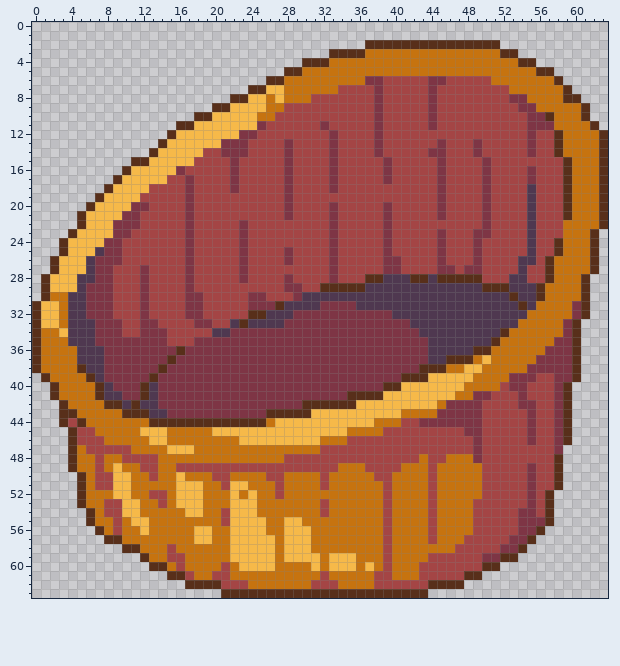
Pixel-art sprite: image/basket.png. Above is the file before it was changed.
The file is 512x512 pixels, drawn in blocks of 8x8; one block is one cell here.
Once edited:
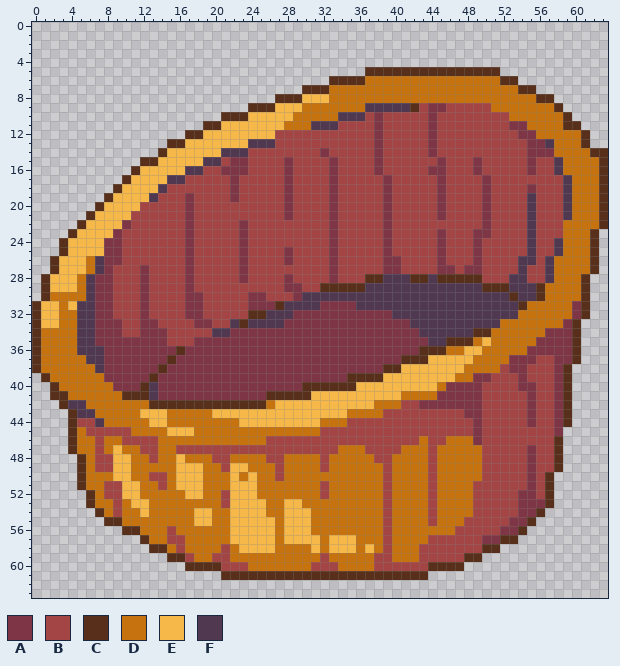
Palette (. is transparent): A #7e3545  B #a44545  C #582f1a  D #c6730f  E #f6b949  F #4f3850
From old to new:
y 2: x 37..51 CCCCCCCCCCCCCCC -> ...............
y 3: x 33..53 CCCCDDDDDDDDDDDDDDDCC -> .....................
y 4: x 30..55 CCCDDDDDDDDDDDDDDDDDDDDDCC -> ..........................
y 5: x 28..57 CCDDDDDDDDDDDDDDDDDDDDDDDDDDCC -> .........CCCCCCCCCCCCCCC......
y 6: x 26..50 CCDDDDDDDDDAABBBBBAABBBBB -> .......CCCCDDDDDDDDDDDDDD; x 52..58 DDDDDDC -> CC.....
y 7: x 24..32 CCEEDDDDD -> ......CCC; x 34..52 BBBBABBBBBABBBBBBBB -> DDDDDDDDDDDDDDDDDDD; x 54..59 DDDDDC -> CC....
y 8: x 22..54 CCEEDEDDDBBBBBBBABBBBBABBBBBBBBAA -> .....CCCEEEDDDDDDDDDDDDDDDDDDDDDD; x 56..60 DDDCC -> CC...
y 9: x 20..42 CCEEEEDDBBBBBBBBBBABBBB -> ....CCCEEEDDDDDDDFFFFFC; x 45 B -> A; x 51..55 BBBAA -> DDDDD; x 58..61 DDDC -> C...
y 10: x 18..23 CCEEEE -> ...CCC; x 25..36 DDBBBBBBBBBB -> EEEEDDDDDFFF; x 53..57 BBAAC -> DDDDD; x 59..61 DDC -> C..
y 11: x 16..20 CCEEE -> ...CC; x 25..33 ABBBBBBAB -> EEEDDDFFF; x 53..57 BBAAA -> AADDD; x 59..62 DDDC -> CC..
y 12: x 15..18 CEEE -> ..CC; x 23..26 AABB -> EEEE; x 33 A -> B; x 44 B -> A; x 54 B -> A; x 56..58 BBC -> DDD; x 61..63 DDC -> C..
y 13: x 14..16 CEE -> .CC; x 21..26 AAABBB -> EEEFFF; x 28 A -> B; x 33 A -> B; x 44..45 BA -> AB; x 49 A -> B; x 56..58 BBC -> AFD; x 61..63 DDC -> C..
y 14: x 13..14 CE -> .C; x 19..23 BBAAA -> EEFFF; x 28 A -> B; x 32..33 BA -> AB; x 45 A -> B; x 49 A -> B; x 56..58 BBC -> AAD; x 62 D -> C
y 15: x 11 C -> .; x 13 E -> C; x 18..20 BBB -> EFF; x 23 B -> A; x 38..39 BA -> AB; x 49..50 BA -> AB; x 55 B -> A; x 58..59 BC -> FD
y 16: x 10..11 CE -> .C; x 16..18 ABB -> EFF; x 21 B -> A; x 23 B -> A; x 38..39 BA -> AB; x 44 B -> A; x 49..50 BA -> AB; x 58..59 BC -> FD
y 17: x 9..10 CE -> .C; x 15..17 BBA -> FFB; x 55 A -> B; x 59 C -> F
y 18: x 8..9 CE -> .C; x 13..14 BB -> EF; x 17 A -> B; x 39 B -> A; x 55 F -> A; x 59 C -> F
y 19: x 7..8 CE -> .C; x 12..13 BB -> EF; x 22 B -> A; x 33 B -> A; x 39 B -> A; x 59 C -> F
y 20: x 6..7 CE -> .C; x 11..12 AA -> EB; x 59 C -> F
y 21: x 5..6 CE -> .C; x 10..11 AA -> EB; x 59 C -> F
y 22: x 9 A -> E; x 11 A -> B
y 23: x 10 A -> B
y 24: x 58 C -> F
y 25: x 7 F -> E; x 58 C -> F
y 26..27: x 6..7 FA -> DF; x 57 C -> F
y 28: x 5 F -> D; x 57 C -> F
y 29: x 5..6 FA -> DF
y 30: x 4..6 FFA -> DDF
y 31: x 4 F -> E; x 6 A -> F; x 55 F -> D
y 32: x 4 F -> D; x 6 A -> F; x 54 F -> D
y 33: x 4 F -> D; x 52..53 FF -> DD
y 34: x 3..4 EF -> DD; x 49..52 FFFC -> CCDD; x 57..58 DD -> AA
y 35: x 4 F -> D; x 46..51 FFFFFC -> CCCDED; x 56..57 DD -> AA
y 36: x 43..50 AFFFFFCC -> CCCDDEED; x 55..56 DD -> AA
y 37: x 5 F -> D; x 41..48 AAAFFCCC -> CCCEEEEE; x 50 E -> D; x 53..57 DDDAA -> AAABB
y 38: x 5..6 CF -> DD; x 39..49 AAAACCCDDEE -> CCEEEEEEEDD; x 52..57 DDDAAA -> BAABBB; x 59..60 AC -> C.
y 39: x 6..7 CF -> DD; x 35..43 AAAAAACCC -> CCCCEEEEE; x 47..53 EEDDDDA -> DDAABBB; x 55 A -> B; x 59..60 AC -> C.
y 40: x 7..8 CF -> DD; x 30..40 AAAAAAAAACC -> CCCCCCEEEEE; x 45..51 EEEDDDD -> DAAAABB; x 53 A -> B; x 55 B -> A
y 41: x 3 D -> C; x 7..11 CFFAA -> DDDCC; x 26..38 AAAAAAAAACCCC -> CCCCCEEEEEEEE; x 41..48 EEEEEEDD -> DDDDAAAA; x 50 A -> B; x 54..55 AB -> BA
y 42: x 4..5 DD -> FF; x 8..35 CCFCFFAAAAAAAAAAAAAAAACCCCCC -> DDDDDCCCCCCCCCCCCCDEEEEEEEEE; x 38..45 EEEEEEED -> DDDBBAAA; x 54 A -> B
y 43: x 3 C -> .; x 5..6 DD -> FF; x 10..30 CCCFFAAAAAAAAAAACCCCC -> DDEEEDDDDDEEEEEEEEEEE; x 35..47 EEEEEEDDDDAAA -> DDDDBBBBBBBBB
y 44: x 3..7 CBCDD -> .CBBF; x 13..26 CCCCCCCCCCCCCD -> EEDDDDDDDDEEEE; x 32..40 EEEEEEDDD -> DDDBBBBBB; x 43..48 AAAAAA -> BBBBBB
y 45: x 5 B -> D; x 7..10 DDDD -> BBBB; x 12..17 EEEDDD -> DDDEEE; x 20..38 EEEEEEEEEEEEEEEDDDD -> DDDDDDDDDDDDBBBBBBB; x 48 A -> B; x 55 A -> B; x 59 C -> .
y 46: x 5..6 BB -> DD; x 10..14 DDDEE -> BBBBD; x 23..34 EEEEEEEEEDDD -> DDDBBBBBBBBB; x 43 B -> D; x 46..48 BBB -> DDD; x 55 A -> B; x 58..59 AC -> C.
y 47: x 6 B -> D; x 8..10 BBB -> DED; x 12..13 DD -> BB; x 15..31 EEEDDDDDDDDDDDDDD -> DBBBBBBBBBBBBBBBB; x 34..36 BBB -> DDD; x 41..43 BBB -> DDD; x 45..49 BBBBA -> DDDDD; x 55 B -> A; x 58 A -> C
y 48: x 4..5 CD -> .C; x 8..12 DDBBB -> BEEDD; x 16 D -> E; x 20..21 DD -> BB; x 26..31 DDBBBB -> BBDDDD; x 33..37 BBBBB -> DDDDD; x 40..42 BBB -> DDD; x 45 B -> D; x 49 A -> D; x 55 B -> A
y 49: x 4..5 CD -> .C; x 8 D -> B; x 10 D -> E; x 12..13 BB -> DD; x 16..20 BBBBB -> EEEDD; x 22..26 BBBBB -> EEDDD; x 28..31 BBBB -> DDDD; x 33 B -> D; x 37..38 BB -> DD; x 40 B -> D
y 50: x 7..8 BB -> DD; x 14 D -> B; x 17..18 DD -> EE; x 20..22 BBD -> DDE; x 24 D -> E; x 26 B -> D; x 32 B -> D; x 38 B -> D; x 57..58 BC -> C.
y 51: x 7 B -> D; x 9 E -> B; x 11 D -> E; x 14 D -> B; x 21 B -> D; x 24 D -> E; x 27 B -> D; x 49 D -> B; x 57..58 BC -> C.
y 52: x 5..6 CD -> .C; x 8..9 DE -> BB; x 11 D -> E; x 13..14 BB -> DD; x 16 E -> D; x 21 D -> B; x 23 D -> E; x 27 B -> D; x 32 D -> B; x 49 D -> B; x 54 B -> A
y 53: x 5..6 CD -> .C; x 8 B -> D; x 10 E -> D; x 12 D -> E; x 14 B -> D; x 16..18 EEE -> DDD; x 21 D -> B; x 25 D -> E; x 28..29 DD -> EE; x 32 B -> D; x 54 B -> A; x 56 B -> A
y 54: x 6..8 CDB -> .CD; x 10..12 EED -> DDE; x 17 E -> D; x 19 D -> E; x 21 B -> D; x 25 D -> E; x 28..30 DDD -> EEE; x 32 B -> D; x 56..57 BC -> C.
y 55: x 6..9 CDDB -> ..CC; x 11..12 EE -> DD; x 18..19 DD -> EE; x 21 B -> D; x 26 D -> E; x 30 D -> E; x 48 D -> B; x 53 B -> A; x 55..57 AAC -> C..
y 56: x 7..12 CDBDDE -> ...CCD; x 15 D -> B; x 18..19 EE -> DD; x 26 D -> E; x 44 B -> D; x 47..48 DD -> BB; x 52..56 BBAAC -> AAC..
y 57: x 8..12 CCDDD -> ....C; x 15..16 DD -> BB; x 18..19 EE -> DD; x 31 D -> E; x 33..35 DDD -> EEE; x 45..47 DDD -> BBB; x 50..55 BBBAAC -> AACC..
y 58: x 10..16 CCDDDBD -> ...CCDB; x 21..22 DE -> BD; x 28..31 EEED -> DDDE; x 33..35 DDD -> EEE; x 37 D -> E; x 43..46 DDDD -> BBBB; x 50..54 BBAAC -> CC...
y 59: x 12..17 CDDBBD -> ...CCB; x 20..26 DDEEEEE -> BBDDDDD; x 28..35 EEEEDEEE -> DDDDBDDD; x 38 D -> B; x 43 D -> B; x 48..53 BBAACC -> CC....
y 60: x 13..20 CCDBDDDD -> ....CCCC; x 22..26 DEEEE -> BBDDD; x 31..35 EDEEE -> BBBDD; x 37..38 ED -> DB; x 40..42 DDD -> BBB; x 44..51 BBBBBBCC -> CCCC....
y 61: x 15..49 CCBDDBBDDDDDDDDDDBDDDDDBBDDDBBBBBCC -> ......CCCCCCCCCCCCCCCCCCCCCCC......
y 62: x 17..47 CCCCBBBDDDDDDDBBBDDDDBBBBBBCCCC -> ...............................
y 63: x 21..43 CCCCCCCCCCCCCCCCCCCCCCC -> .......................
Boxes around the changes in both pictures, in picture pixels (x1, y1, x2, y2):
changed: (59, 40, 608, 598)
